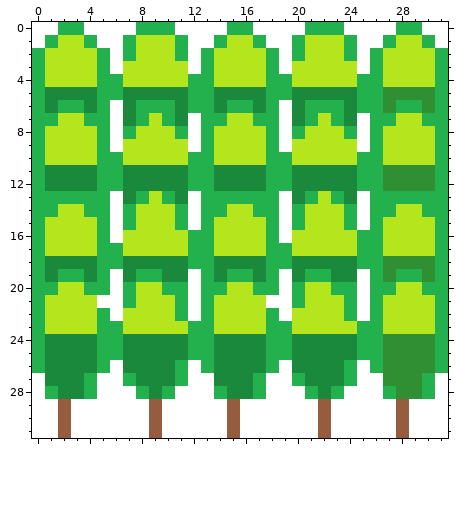
Pixel-art sprite -- trunk/OGPC5 Game/Game Resources/Sprites/Liam's Sprites/Towers/Park/park2-1.png. The picture above was drawn from the file before the commit.
The file is 32x32 pixels.
After the commit:
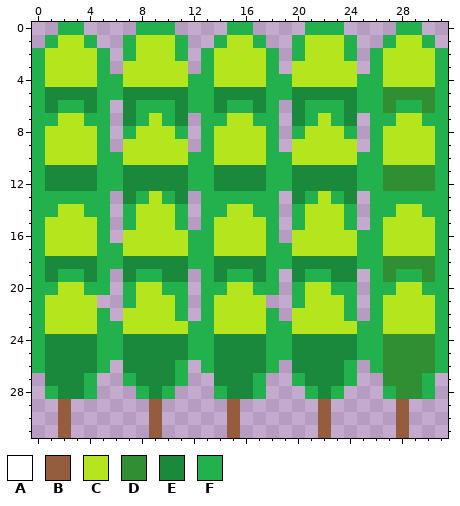
Palette (. is transparent): A #ffffff  B #955c3e  C #b5e61d  D #308f32  E #1b893c  F #22b14c
What changed:
y 0: x 0..1 AA -> ..; x 4..7 AAAA -> ....; x 11..14 AAAA -> ....; x 17..20 AAAA -> ....; x 24..27 AAAA -> ....; x 30..31 AA -> ..
y 1: x 0 A -> .; x 5..6 AA -> ..; x 12..13 AA -> ..; x 18..19 AA -> ..; x 25..26 AA -> ..; x 31 A -> .
y 2..3: x 6 A -> .; x 12 A -> .; x 19 A -> .; x 25 A -> .
y 6: x 6 A -> .; x 19 A -> .
y 7..9: x 6 A -> .; x 12 A -> .; x 19 A -> .; x 25 A -> .
y 13..15: x 6 A -> .; x 12 A -> .; x 19 A -> .; x 25 A -> .
y 16: x 6 A -> .; x 19 A -> .
y 19..20: x 6 A -> .; x 12 A -> .; x 19 A -> .; x 25 A -> .
y 21: x 5..6 AA -> ..; x 12 A -> .; x 18..19 AA -> ..; x 25 A -> .
y 22: x 6 A -> .; x 12 A -> .; x 19 A -> .; x 25 A -> .
y 26: x 6 A -> .; x 12 A -> .; x 19 A -> .; x 25 A -> .
y 27: x 0 A -> .; x 5..6 AA -> ..; x 12..13 AA -> ..; x 18..19 AA -> ..; x 25..26 AA -> ..; x 31 A -> .
y 28: x 0 A -> .; x 5..7 AAA -> ...; x 11..13 AAA -> ...; x 18..20 AAA -> ...; x 24..26 AAA -> ...; x 31 A -> .
y 29..31: x 0..1 AA -> ..; x 3..8 AAAAAA -> ......; x 10..14 AAAAA -> .....; x 16..21 AAAAAA -> ......; x 23..27 AAAAA -> .....; x 29..31 AAA -> ...
Boxes around the changes in both pictures, in picture pixels (x1, y1, x2, y2):
erased: (32, 22, 448, 438)
